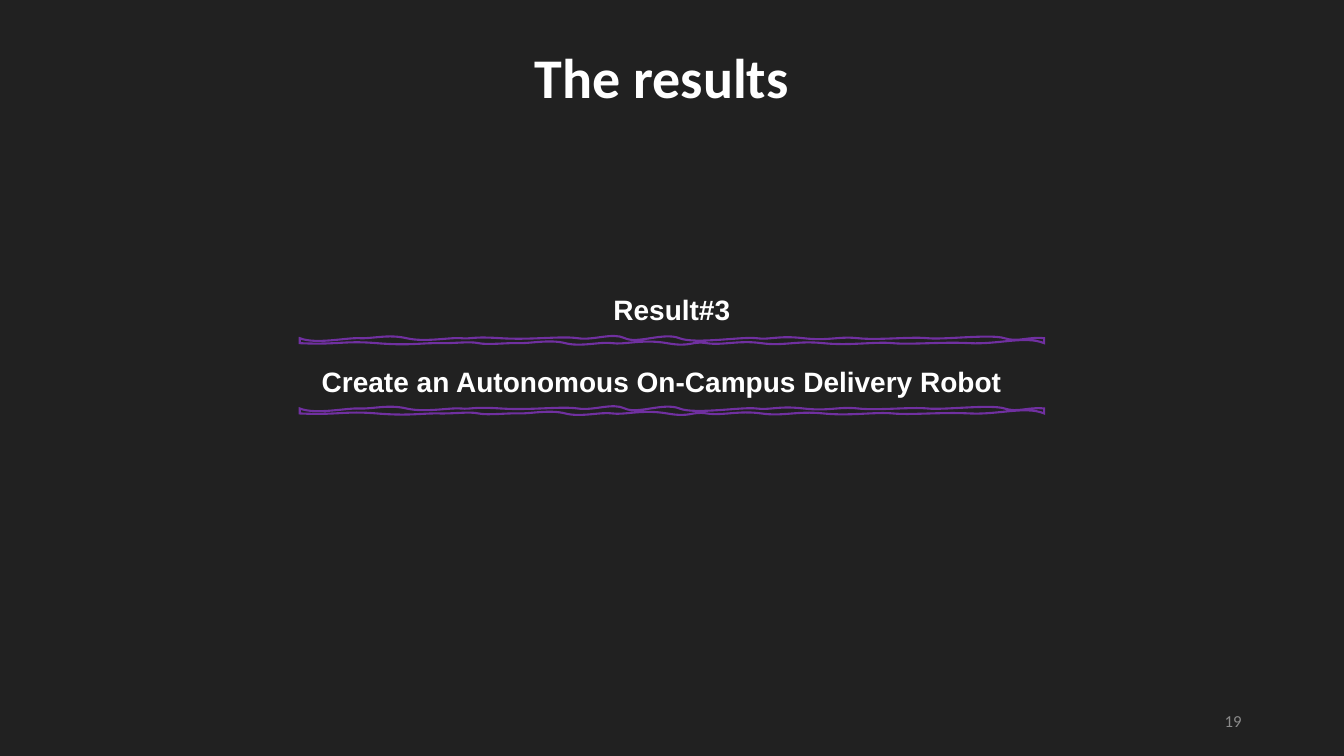
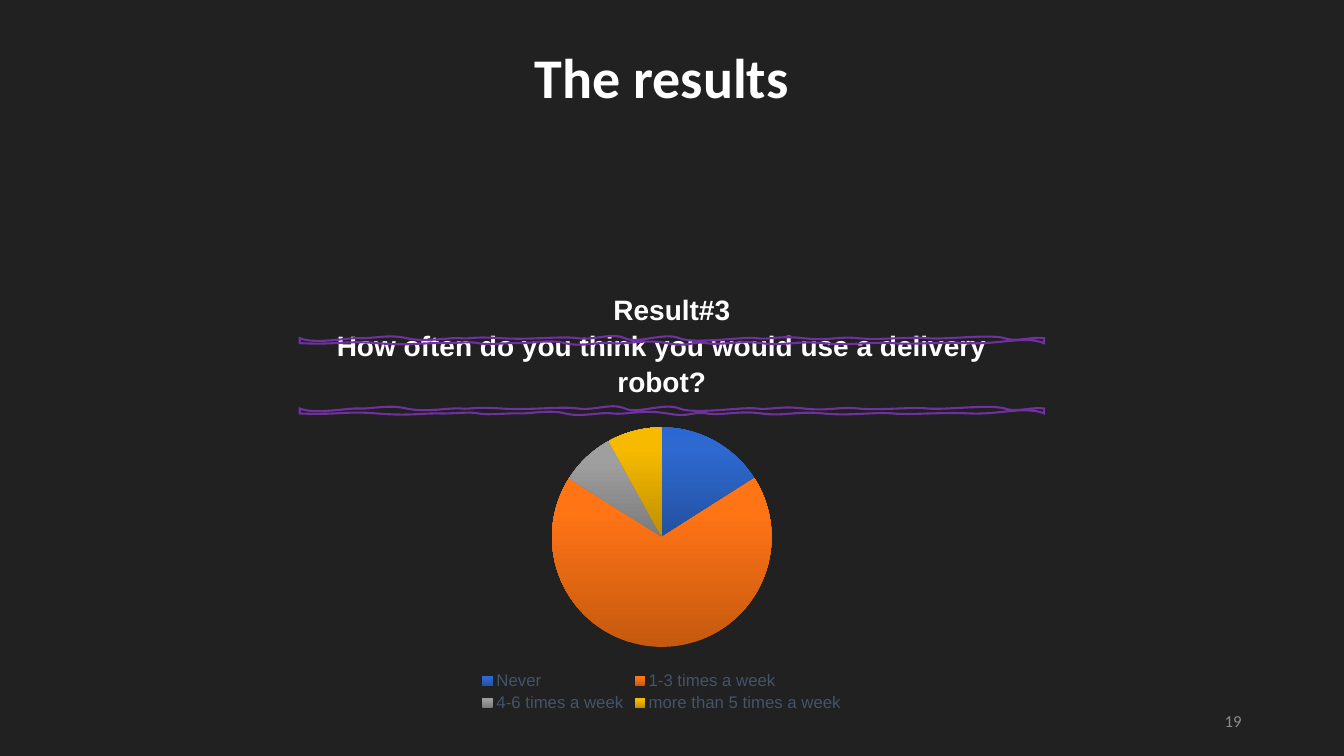
Before and after one commit to Mhd-Ghd/on-campus-delivery-robot, a slide deck: slide 19 of reports/report-2/Press#2.pptm. Drawn at 1344x756 pixels with LibreOffice and Linux fonts; fonts in the diff are those of the drawing. Boxes give left, top, right and bottom in pixels: in the first picture for what was removed or moved away, otherwise in the second. Text is boxed around its words. In the diff, an @@ line names an element or a change of style, - is before the commit and + after.

```diff
--- a/reports/report-2/Press#2.pptm
+++ b/reports/report-2/Press#2.pptm
@@ text at [337,334,986,393]: text changed @@
-Create an Autonomous On-Campus Delivery Robot
+How often do you think you would use a delivery robot?
@@ pie chart added at [410,413,914,716] @@
+categories: Never, 1-3 times a week, 4-6 times a week, more than 5 times a week
+Series 1: 16, 68, 8, 8
```
Also in this commit, not shown: 2 other slides changed, 1 slide added, 1 other file.
